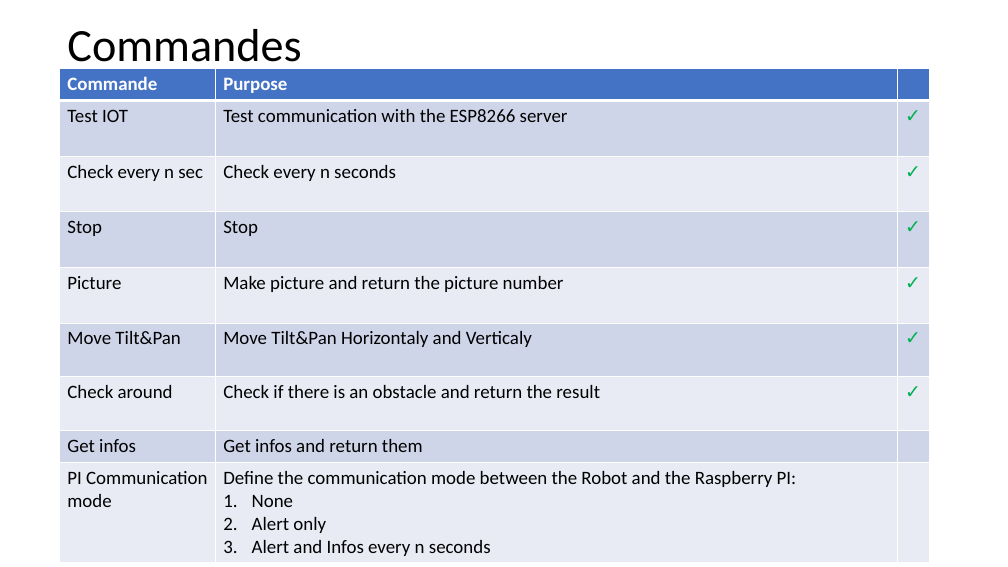
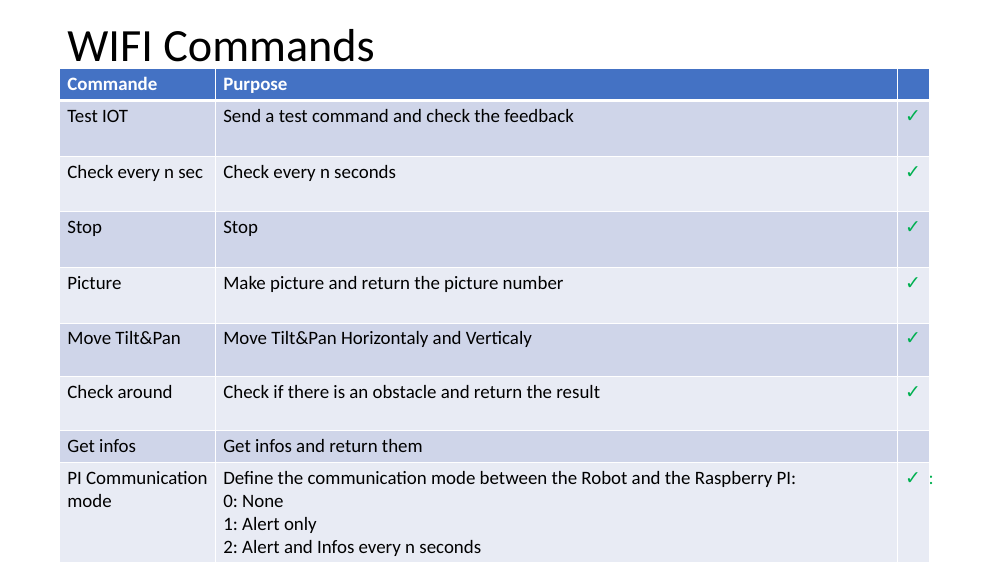
Before and after one commit to RobotEdh/RobotMicroControl, a slide deck: slide 9 of libraries/Diagramm Robot v2.pptx (slide 8 before the commit). Drawn at 1008x567 pixels with LibreOffice and Linux fonts; fonts in the diff are those of the drawing. Boxes give left, top, right and bottom in pixels: in the first picture for what was removed or moved away, otherwise in the second. Text is boxed around its words. In the diff, an @@ line names an element or a change of style, - is before the commit and + after.

Commit message:
Improve GO command and tilt pan

```diff
--- a/libraries/Diagramm Robot v2.pptx
+++ b/libraries/Diagramm Robot v2.pptx
@@ title at (x1=67, y1=29, x2=374, y2=73): text changed @@
-Commandes
+WIFI Commands
@@ table at (x1=60, y1=69, x2=929, y2=560) @@
-row 2, column 2: Test communication with the ESP8266 server
+row 2, column 2: Send a test command and check the feedback
-row 9, column 2: Define the communication mode between the Robot and the Raspberry PI: / None / Alert only / Alert and Infos every n seconds
+row 9, column 2: Define the communication mode between the Robot and the Raspberry PI: / 0: None / 1: Alert only / 2: Alert and Infos every n seconds
-row 9, column 3: 
+row 9, column 3: :
```
Also in this commit, not shown: 1 other slide changed, 1 slide added, 6 other files.
